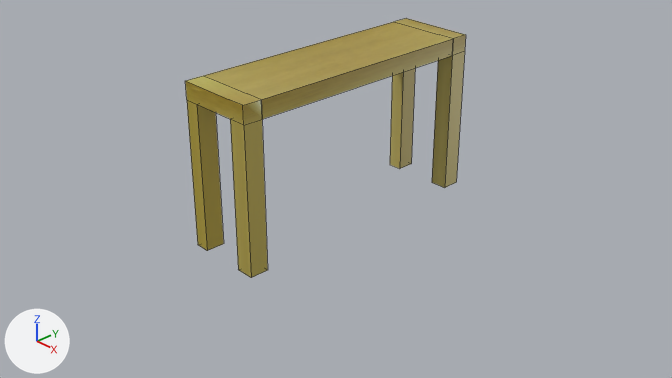
What one commit did to the Blender file blender/table.blend.
The view is the same before and after, from the file's camera 'Camera'. Every picture has the same lights, and +X, +Y and +Z are marked at lower left. Mesh edges are drawn as thin lines.

Names of what the first picture shows: 'Table'.
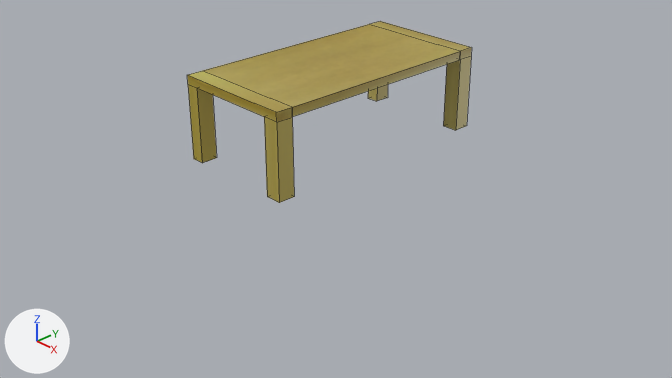
Location of each change, [x1, y1, x2, y2] in pixels of the pictures (672 x 378 px; the box of a moved part takes in the faces that stretch with it):
'Table', reshaped, rescaled (30% shorter): before [185, 18, 466, 278]; after [187, 21, 472, 203]
part 1 of me_cube, moved or reshaped: before [185, 81, 251, 277]; after [187, 75, 279, 203]
part 2 of me_cube, moved or reshaped: before [390, 56, 452, 188]; after [368, 60, 460, 130]

The change in detail:
me_cube has 259 vertices, 225 faces and spans x -1.0..1.0, y -3.49..3.49, z -3.85..0.22.
me_cube is used by ob_table; location (0.0, 0.0, 1.503); scale (0.489, 0.489, 0.489).
Before the commit, vertices of me_cube: 133 (-0.62, -3.49, -0.22) at pixel (196, 104), 162 (-0.62, -3.02, -0.22), 202 (0.54, -3.02, -0.22), 214 (0.54, -3.49, -0.22) at pixel (230, 119), 243 (-0.62, -3.02, -3.85) at pixel (223, 243).
Before the commit, vertices of me_cube: 244 (-0.62, -3.49, -3.85) at pixel (207, 250), 257 (0.54, -3.49, -3.85) at pixel (238, 269), 258 (0.54, -3.02, -3.85).
Before the commit, vertices of me_cube: 134 (-0.62, 3.49, -0.22), 175 (-0.62, 3.02, -0.22), 186 (0.54, 3.49, -0.22), 236 (0.54, 3.02, -0.22), 247 (0.54, 3.02, -3.85) at pixel (431, 182).
Before the commit, vertices of me_cube: 248 (0.54, 3.49, -3.85), 253 (-0.62, 3.49, -3.85) at pixel (411, 163), 254 (-0.62, 3.02, -3.85) at pixel (399, 168).
Part 1, on me_cube:
Vertices 133, 162, 243, 244 of me_cube move by (-0.16, 0.0, 0.0).
Vertices 202, 214, 257, 258 of me_cube move by (0.2, 0.0, 0.0).
Part 2, on me_cube:
Vertices 134, 175, 253, 254 of me_cube move by (-0.16, 0.0, 0.0).
Vertices 186, 236, 247, 248 of me_cube move by (0.2, 0.0, 0.0).
Object 'Table' (ob_table) is rescaled from (0.489, 0.489, 0.489) to (0.75, 0.43, 0.246).
